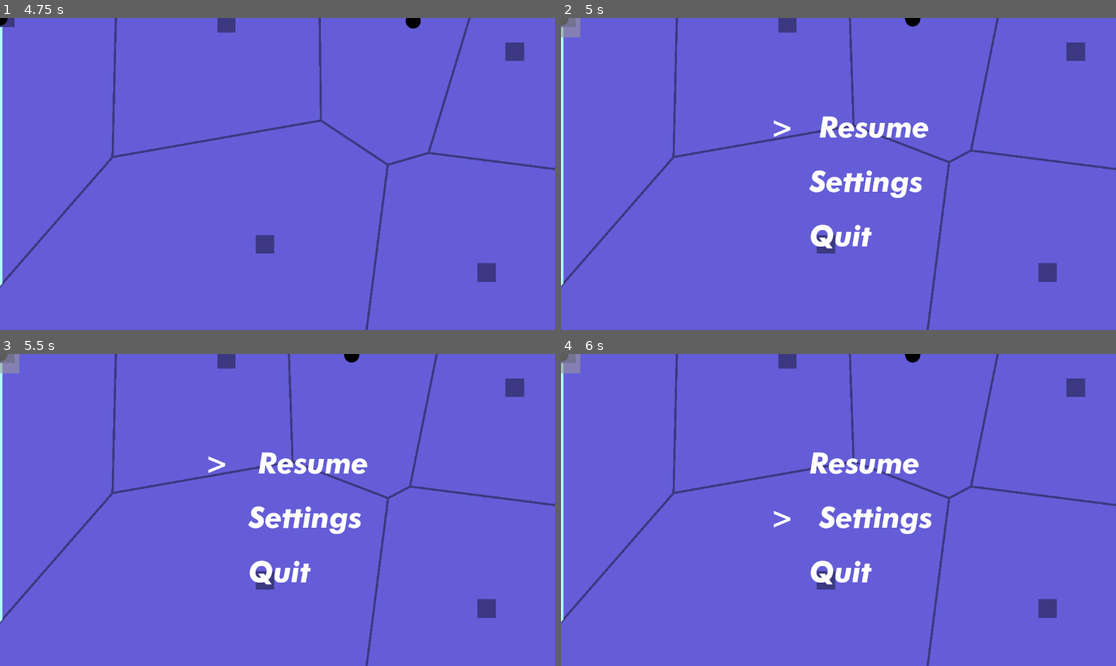
Above: before the commit, frames 1-4 (two rows, left to right).
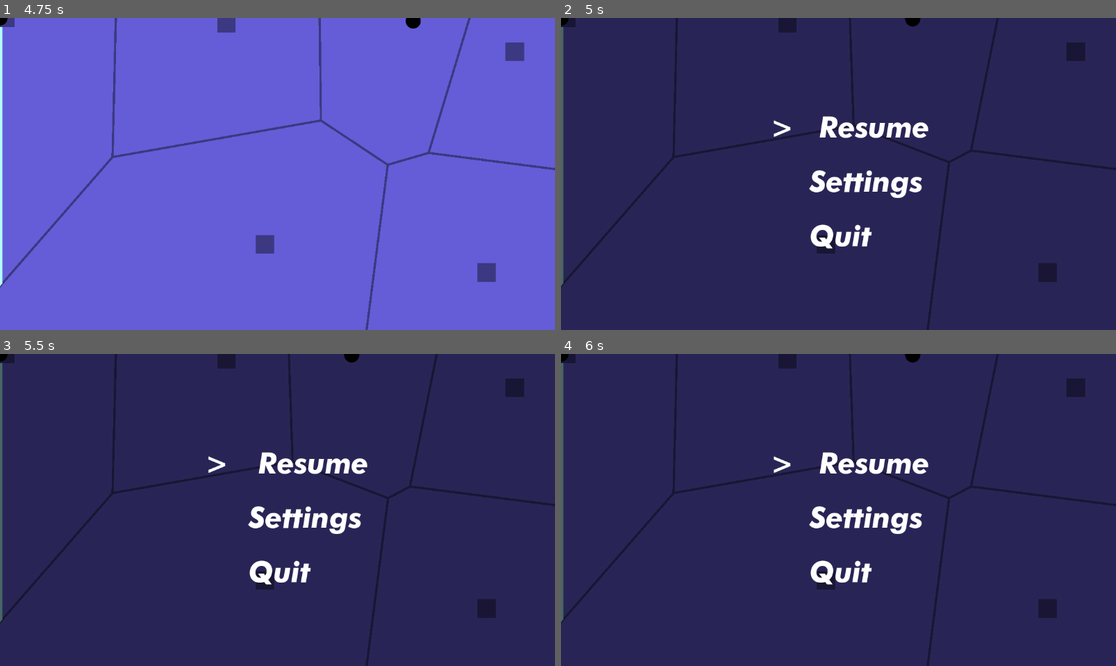
Above: after the commit, the same moments.

Repository: ProgrammingParadox/voronoi-game
Game: Godot game, scene res://scenes/home.tscn
The game is run twice, just before and just after one commit, with the same random seed, the same clock (stepped at 60 frames per second) and the same inputs.
Inputs (mouse positions are in pixels of both pictures, inside the frame that each line leads up to):
- Up to frame 1 (4.75 s): click "Play" at 0.5 s; tap Enter at 1.25 s; move the mouse to (399, 158) at 1.27 s; hold D (player_1_right) 1.28-2.03 s; tap Q (player_1_plant) every 0.75 s from 1.35 to 4.35 s; move the mouse to (166, 189) at 2.02 s; hold S (player_1_down) 2.03-2.78 s; move the mouse to (333, 105) at 2.77 s; hold D (player_1_right) 2.78-3.53 s; move the mouse to (249, 236) at 3.52 s; hold W (player_1_up) 3.53-4.28 s; move the mouse to (444, 220) at 4.27 s; hold A (player_1_left) from 4.28 s (still down)
- Up to frame 2 (5 s): keep holding A (player_1_left); tap Escape (pause) at 4.9 s
- Up to frame 3 (5.5 s): keep holding A (player_1_left); move the mouse to (111, 463) at 5.02 s; tap Q (player_1_plant) at 5.1 s
- Up to frame 4 (6 s): move the mouse to (866, 510) at 5.77 s; release A (player_1_left) at 5.78 s; hold S (player_1_down) from 5.78 s (still down); tap Q (player_1_plant) at 5.85 s

Frame 1 is identical in both runs. In frame 2, 98% of the frame differs, in the area x 0-100%, y 0-100%; in frame 3, 98%; in frame 4, 99%.

Commit message:
fix some part of pause

Diff:
--- a/scenes/ui.tscn
+++ b/scenes/ui.tscn
@@ -1,14 +1,11 @@
-[gd_scene load_steps=11 format=3 uid="uid://b6v30hgpnovxm"]
+[gd_scene load_steps=12 format=3 uid="uid://b6v30hgpnovxm"]
 
 [ext_resource type="FontFile" uid="uid://206u7jy14i4v" path="res://Fonts/futura/Futura Bold Italic font.ttf" id="1_fyqef"]
 [ext_resource type="Shader" uid="uid://bkg0nakekncrg" path="res://pauseblur.gdshader" id="1_nltto"]
 [ext_resource type="Script" uid="uid://bfsir3oilpc1x" path="res://scripts/pause.gd" id="1_wm3ai"]
 [ext_resource type="FontFile" uid="uid://rc0iatixy06p" path="res://Fonts/futura/Futura Heavy Italic font.ttf" id="2_27fn8"]
 [ext_resource type="Script" uid="uid://bk0nuccbdoq4j" path="res://scripts/pause_buttons.gd" id="2_gdt2y"]
-
-[sub_resource type="ShaderMaterial" id="ShaderMaterial_ibotj"]
-shader = ExtResource("1_nltto")
-shader_parameter/amount = 0.0
+[ext_resource type="Script" uid="uid://bhwm7j104yvls" path="res://scripts/pause_blur.gd" id="6_8dubc"]
 
 [sub_resource type="StyleBoxEmpty" id="StyleBoxEmpty_fyqef"]
 
@@ -17,6 +14,9 @@
 [sub_resource type="StyleBoxEmpty" id="StyleBoxEmpty_ibotj"]
 
 [sub_resource type="StyleBoxEmpty" id="StyleBoxEmpty_m6e0p"]
+
+[sub_resource type="ShaderMaterial" id="ShaderMaterial_8dubc"]
+shader = ExtResource("1_nltto")
 
 [node name="PauseMenu" type="Control"]
 layout_mode = 3
@@ -27,14 +27,8 @@
 grow_vertical = 2
 script = ExtResource("1_wm3ai")
 
-[node name="ColorRect" type="ColorRect" parent="."]
-z_index = 10
-material = SubResource("ShaderMaterial_ibotj")
-layout_mode = 0
-offset_right = 40.0
-offset_bottom = 40.0
-
 [node name="PauseButtons" type="MarginContainer" parent="."]
+z_index = 1
 layout_mode = 0
 offset_left = 416.0
 offset_top = 190.0
@@ -92,6 +86,13 @@
 theme_override_font_sizes/font_size = 60
 text = ">"
 
+[node name="TextureRect" type="TextureRect" parent="."]
+material = SubResource("ShaderMaterial_8dubc")
+layout_mode = 0
+offset_right = 40.0
+offset_bottom = 40.0
+script = ExtResource("6_8dubc")
+
 [connection signal="mouse_entered" from="PauseButtons/VBoxContainer/Resume" to="PauseButtons" method="_on_resume_mouse_entered"]
 [connection signal="pressed" from="PauseButtons/VBoxContainer/Resume" to="." method="_on_resume_pressed"]
 [connection signal="mouse_entered" from="PauseButtons/VBoxContainer/Settings" to="PauseButtons" method="_on_settings_mouse_entered"]
Not shown: 1 places in scenes/countdown.tscn that only renumber resources
